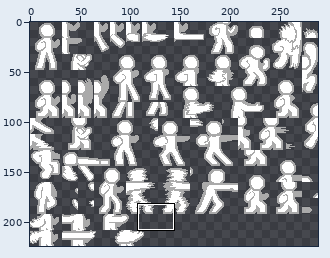
Two versions of one sprite sheet, Fighting game thing/char_sprites.png. Above, an overview of the earlier version with the close-up marked.
Close-up. First the earlier version:
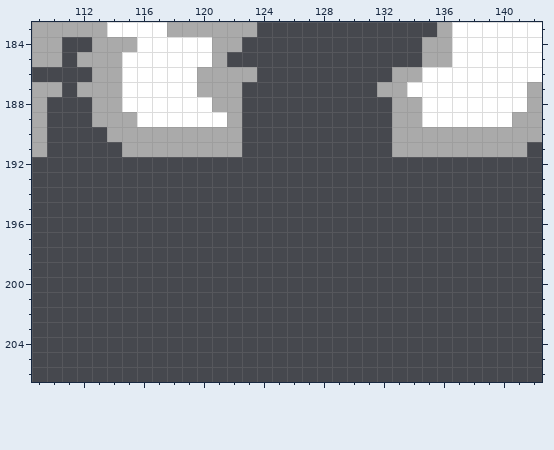
The file is 288x224 pixels. Shown: x 109..142, y 183..206.
Now the later version:
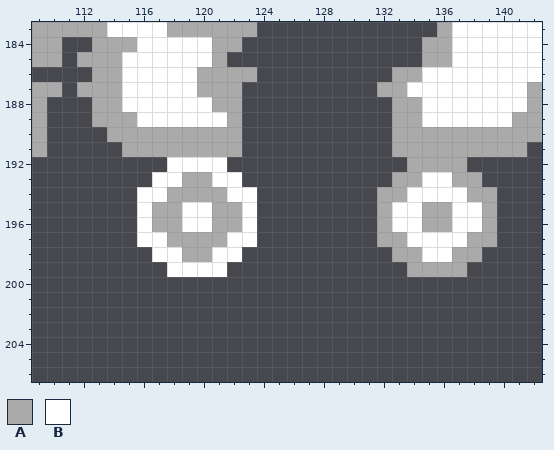
Palette (. is transparent): A #aaaaaa  B #ffffff
Diff:
@@ x 109..142 @@
 191 A.....AAAAAAAA..........AAAAAAAAA.
-192 ..................................
-193 ..................................
-194 ..................................
-195 ..................................
-196 ..................................
-197 ..................................
-198 ..................................
-199 ..................................
+192 .........BBBB............AAAA.....
+193 ........BBAABB..........AABBAA....
+194 .......BBAAAABB........AABBBBAA...
+195 .......BAABBAAB........ABBAABBA...
+196 .......BAABBAAB........ABBAABBA...
+197 .......BBAAAABB........AABBBBAA...
+198 ........BBAABB..........AABBAA....
+199 .........BBBB............AAAA.....
 200 ..................................
